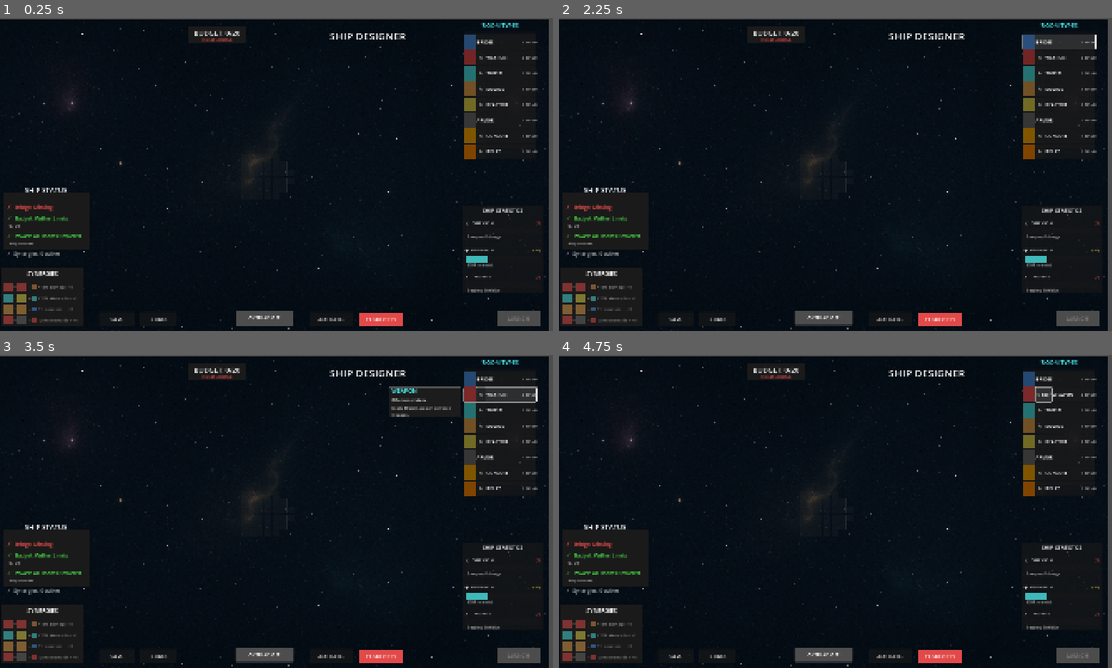
Above: before the commit, frames 1-4 (two rows, left to right).
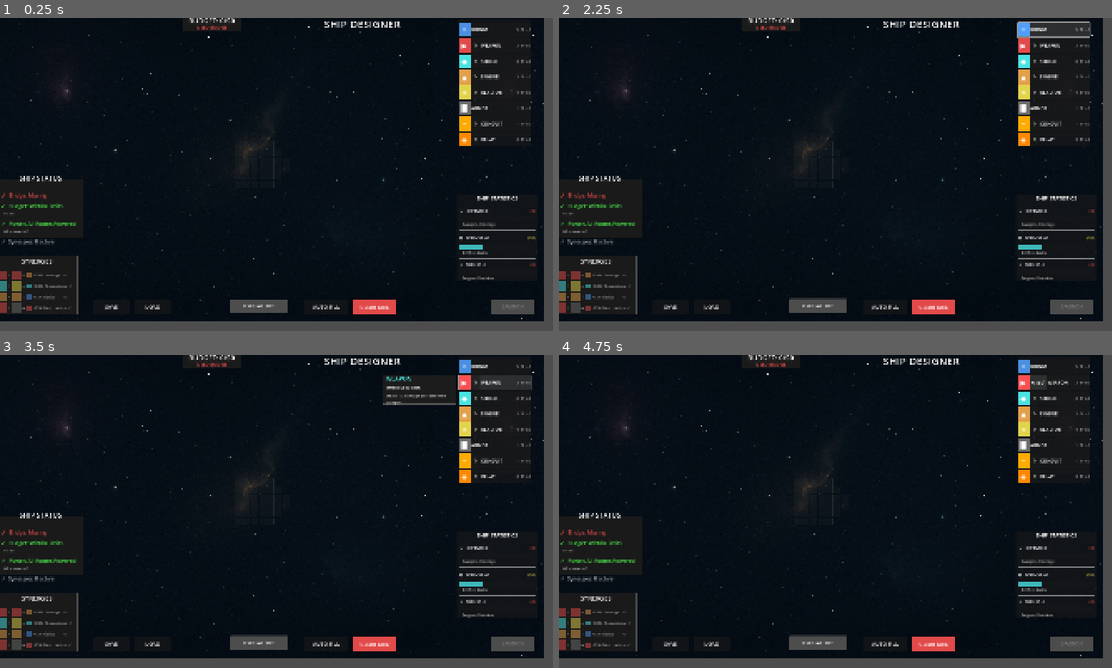
Above: after the commit, the same moments.

Repository: cautiouskurns/Startship-Designer
Game: Godot game, scene res://scenes/main/Main.tscn
Two runs of this game, one before a commit and one after it. Both use one fixed random seed, a clock stepped at 60 frames per second and the inputs below. This scene is started directly instead of the project's main scene. Sound files missing from this copy of the repository are replaced by a short silence.
Inputs (mouse positions are in pixels of both pictures, inside the frame that each line leads up to; where the layout moved, square brackets give the same spot in the first picture):
- Up to frame 1 (0.25 s): no input
- Up to frame 2 (2.25 s): click "OVERLAY: OFF" at 0.5 s; click "OVERLAY: ON" at 1.25 s; click (1051, 30) [1056, 43] at 2 s
- Up to frame 3 (3.5 s): click (492, 383) [497, 395] at 2.75 s
- Up to frame 4 (4.75 s): click "↻" at 3.5 s; click "↻90°" at 4.25 s

The runs differ from the first frame. In frame 1, 12% of the frame differs, in the area x 0-100%, y 0-100%; in frame 2, 13%; in frame 3, 13%; in frame 4, 12%.

Commit message:
feat: Update UI components and room labels with symbols; adjust budget values

Diff:
--- a/project.godot
+++ b/project.godot
@@ -25,7 +25,7 @@
 
 window/size/viewport_width=1920
 window/size/viewport_height=1080
-window/size/mode=2
+window/size/mode=0
 window/size/resizable=true
 window/stretch/mode="canvas_items"
 window/stretch/aspect="expand"
--- a/scenes/combat/Combat.tscn
+++ b/scenes/combat/Combat.tscn
@@ -31,12 +31,12 @@
 stretch_mode = 1
 
 [node name="PlayerShipDisplay" type="Node2D" parent="."]
-position = Vector2(199, 362)
+position = Vector2(400, 540)
 scale = Vector2(0.6, 0.6)
 script = ExtResource("2")
 
 [node name="EnemyShipDisplay" type="Node2D" parent="."]
-position = Vector2(1080, 360)
+position = Vector2(850, 540)
 scale = Vector2(0.6, 0.6)
 script = ExtResource("2")
 
--- a/scenes/components/rooms/Armor.tscn
+++ b/scenes/components/rooms/Armor.tscn
@@ -26,7 +26,8 @@
 grow_vertical = 2
 theme_override_colors/font_color = Color(1, 1, 1, 1)
 theme_override_font_sizes/font_size = 8
-text = "ARMOR"
+text = "█
+ARMOR"
 horizontal_alignment = 1
 vertical_alignment = 1
 autowrap_mode = 2
--- a/scenes/components/rooms/Bridge.tscn
+++ b/scenes/components/rooms/Bridge.tscn
@@ -26,7 +26,8 @@
 grow_vertical = 2
 theme_override_colors/font_color = Color(1, 1, 1, 1)
 theme_override_font_sizes/font_size = 8
-text = "BRIDGE"
+text = "⭐
+BRIDGE"
 horizontal_alignment = 1
 vertical_alignment = 1
 autowrap_mode = 2
--- a/scenes/components/rooms/Conduit.tscn
+++ b/scenes/components/rooms/Conduit.tscn
@@ -26,7 +26,8 @@
 grow_vertical = 2
 theme_override_colors/font_color = Color(1, 1, 1, 1)
 theme_override_font_sizes/font_size = 8
-text = "CONDUIT"
+text = "─
+CONDUIT"
 horizontal_alignment = 1
 vertical_alignment = 1
 autowrap_mode = 2
--- a/scenes/components/rooms/Engine.tscn
+++ b/scenes/components/rooms/Engine.tscn
@@ -26,7 +26,8 @@
 grow_vertical = 2
 theme_override_colors/font_color = Color(1, 1, 1, 1)
 theme_override_font_sizes/font_size = 8
-text = "ENGINE"
+text = "▲
+ENGINE"
 horizontal_alignment = 1
 vertical_alignment = 1
 autowrap_mode = 2
--- a/scenes/components/rooms/Reactor.tscn
+++ b/scenes/components/rooms/Reactor.tscn
@@ -26,7 +26,8 @@
 grow_vertical = 2
 theme_override_colors/font_color = Color(1, 1, 1, 1)
 theme_override_font_sizes/font_size = 8
-text = "REACTOR"
+text = "⊕
+REACTOR"
 horizontal_alignment = 1
 vertical_alignment = 1
 autowrap_mode = 2
--- a/scenes/components/rooms/Relay.tscn
+++ b/scenes/components/rooms/Relay.tscn
@@ -26,7 +26,8 @@
 grow_vertical = 2
 theme_override_colors/font_color = Color(1, 1, 1, 1)
 theme_override_font_sizes/font_size = 8
-text = "RELAY"
+text = "◈
+RELAY"
 horizontal_alignment = 1
 vertical_alignment = 1
 autowrap_mode = 2
--- a/scenes/components/rooms/Shield.tscn
+++ b/scenes/components/rooms/Shield.tscn
@@ -26,7 +26,8 @@
 grow_vertical = 2
 theme_override_colors/font_color = Color(1, 1, 1, 1)
 theme_override_font_sizes/font_size = 8
-text = "SHIELD"
+text = "◆
+SHIELD"
 horizontal_alignment = 1
 vertical_alignment = 1
 autowrap_mode = 2
--- a/scenes/components/rooms/Weapon.tscn
+++ b/scenes/components/rooms/Weapon.tscn
@@ -26,7 +26,8 @@
 grow_vertical = 2
 theme_override_colors/font_color = Color(1, 1, 1, 1)
 theme_override_font_sizes/font_size = 8
-text = "WEAPON"
+text = "▶
+WEAPON"
 horizontal_alignment = 1
 vertical_alignment = 1
 autowrap_mode = 2
--- a/scenes/designer/ShipDesigner.tscn
+++ b/scenes/designer/ShipDesigner.tscn
@@ -252,17 +252,17 @@
 text = "+3"
 
 [node name="TemplateNameDialog" parent="." instance=ExtResource("5_template_name")]
-layout_mode = 0
-anchors_preset = 0
-anchor_right = 0.0
-anchor_bottom = 0.0
-grow_horizontal = 1
-grow_vertical = 1
+layout_mode = 1
+anchors_preset = 15
+anchor_right = 1.0
+anchor_bottom = 1.0
+grow_horizontal = 2
+grow_vertical = 2
 
 [node name="TemplateListPanel" parent="." instance=ExtResource("6_template_list")]
-layout_mode = 0
-anchors_preset = 0
-anchor_right = 0.0
-anchor_bottom = 0.0
-grow_horizontal = 1
-grow_vertical = 1
+layout_mode = 1
+anchors_preset = 15
+anchor_right = 1.0
+anchor_bottom = 1.0
+grow_horizontal = 2
+grow_vertical = 2
--- a/scenes/designer/components/RoomTypeButton.tscn
+++ b/scenes/designer/components/RoomTypeButton.tscn
@@ -26,6 +26,19 @@
 custom_minimum_size = Vector2(40, 40)
 layout_mode = 2
 color = Color(0.5, 0.5, 0.5, 1)
+
+[node name="SymbolLabel" type="Label" parent="HBoxContainer/Icon"]
+layout_mode = 1
+anchors_preset = 15
+anchor_right = 1.0
+anchor_bottom = 1.0
+grow_horizontal = 2
+grow_vertical = 2
+theme_override_colors/font_color = Color(1, 1, 1, 1)
+theme_override_font_sizes/font_size = 24
+text = "⭐"
+horizontal_alignment = 1
+vertical_alignment = 1
 
 [node name="RotateButton" type="Button" parent="HBoxContainer"]
 custom_minimum_size = Vector2(30, 30)
--- a/scenes/main/Main.tscn
+++ b/scenes/main/Main.tscn
@@ -5,7 +5,7 @@
 [node name="Main" type="Node"]
 
 [node name="ShipDesigner" parent="." instance=ExtResource("1")]
-offset_left = -21.0
-offset_top = 7.0
-offset_right = -21.0
-offset_bottom = 7.0
+offset_left = -40.0
+offset_top = -35.0
+offset_right = -40.0
+offset_bottom = -35.0
--- a/scripts/autoload/GameState.gd
+++ b/scripts/autoload/GameState.gd
@@ -94,7 +94,7 @@
 	"Capital ship inbound. This is our final stand."
 ]
 
-const MISSION_BUDGETS = [20, 25, 30]
+const MISSION_BUDGETS = [50, 25, 30]
 
 ## Unlock a mission by index
 func unlock_mission(index: int):
--- a/scripts/data/RoomData.gd
+++ b/scripts/data/RoomData.gd
@@ -37,7 +37,7 @@
 ## Room shapes - just specify width×height, helper function generates coordinates
 static var shapes = {
 	RoomType.EMPTY: make_rect_shape(1, 1),   # 1×1
-	RoomType.BRIDGE: make_rect_shape(4, 4),  # 2×2 square
+	RoomType.BRIDGE: make_rect_shape(2, 2),  # 2×2 square
 	RoomType.WEAPON: make_rect_shape(2, 1),  # 2×1 horizontal bar
 	RoomType.SHIELD: make_rect_shape(2, 1),  # 2×1 horizontal bar
 	RoomType.ENGINE: make_rect_shape(2, 2),  # 2×2 square
@@ -63,14 +63,14 @@
 ## Room display labels
 static var labels = {
 	RoomType.EMPTY: "",
-	RoomType.BRIDGE: "BRIDGE",
-	RoomType.WEAPON: "WEAPON",
-	RoomType.SHIELD: "SHIELD",
-	RoomType.ENGINE: "ENGINE",
-	RoomType.REACTOR: "REACTOR",
-	RoomType.ARMOR: "ARMOR",
-	RoomType.CONDUIT: "CONDUIT",
-	RoomType.RELAY: "RELAY"  # Feature 1.2
+	RoomType.BRIDGE: "⭐ BRIDGE",
+	RoomType.WEAPON: "▶ WEAPON",
+	RoomType.SHIELD: "◆ SHIELD",
+	RoomType.ENGINE: "▲ ENGINE",
+	RoomType.REACTOR: "⊕ REACTOR",
+	RoomType.ARMOR: "█ ARMOR",
+	RoomType.CONDUIT: "─ CONDUIT",
+	RoomType.RELAY: "◈ RELAY"  # Feature 1.2
 }
 
 ## Placement constraints (column indices, -1 means any column)
--- a/scripts/designer/RoomTypeButton.gd
+++ b/scripts/designer/RoomTypeButton.gd
@@ -11,6 +11,7 @@
 
 ## UI elements
 @onready var room_icon: ColorRect = $HBoxContainer/Icon
+@onready var symbol_label: Label = $HBoxContainer/Icon/SymbolLabel
 @onready var rotate_button: Button = $HBoxContainer/RotateButton  # Phase 7.3
 @onready var name_label: Label = $HBoxContainer/NameLabel
 @onready var cost_label: Label = $HBoxContainer/CostLabel
@@ -70,16 +71,24 @@
 	if room_type == RoomData.RoomType.EMPTY:
 		return
 
-	# Set name
-	name_label.text = RoomData.labels.get(room_type, "")
+	# Get full label with symbol
+	var full_label = RoomData.labels.get(room_type, "")
+
+	# Extract symbol (first character before space) and room name
+	var parts = full_label.split(" ", false, 1)
+	if parts.size() >= 2:
+		symbol_label.text = parts[0]  # Symbol
+		name_label.text = parts[1]    # Room name without symbol
+	else:
+		symbol_label.text = ""
+		name_label.text = full_label
 
 	# Set cost
 	var cost = RoomData.costs.get(room_type, 0)
 	cost_label.text = "%d BP" % cost
 
-	# Icon will be set by instantiating the room scene for its sprite
-	# For now, use a placeholder color based on room type
-	room_icon.modulate = RoomData.colors.get(room_type, Color.WHITE)
+	# Set icon color based on room type
+	room_icon.color = RoomData.colors.get(room_type, Color.WHITE)
 
 ## Update the count displayed
 func set_count(count: int):
@@ -133,8 +142,13 @@
 	# Split on "|" separator
 	var parts = tooltip_text.split("|")
 
-	# Set room name
-	tooltip_name_label.text = RoomData.labels.get(room_type, "")
+	# Set room name (extract name without symbol)
+	var full_label = RoomData.labels.get(room_type, "")
+	var label_parts = full_label.split(" ", false, 1)
+	if label_parts.size() >= 2:
+		tooltip_name_label.text = label_parts[1]  # Room name without symbol
+	else:
+		tooltip_name_label.text = full_label
 
 	# Set description (first part)
 	if parts.size() > 0:
--- a/scripts/designer/ShipDesigner.gd
+++ b/scripts/designer/ShipDesigner.gd
@@ -4,7 +4,7 @@
 signal launch_pressed
 
 ## Budget values
-var max_budget: int = 30  # Loaded from GameState based on mission
+var max_budget: int = 100  # Loaded from GameState based on mission
 var current_budget: int = 0
 
 ## Ship grid (handles all grid/tile management)
